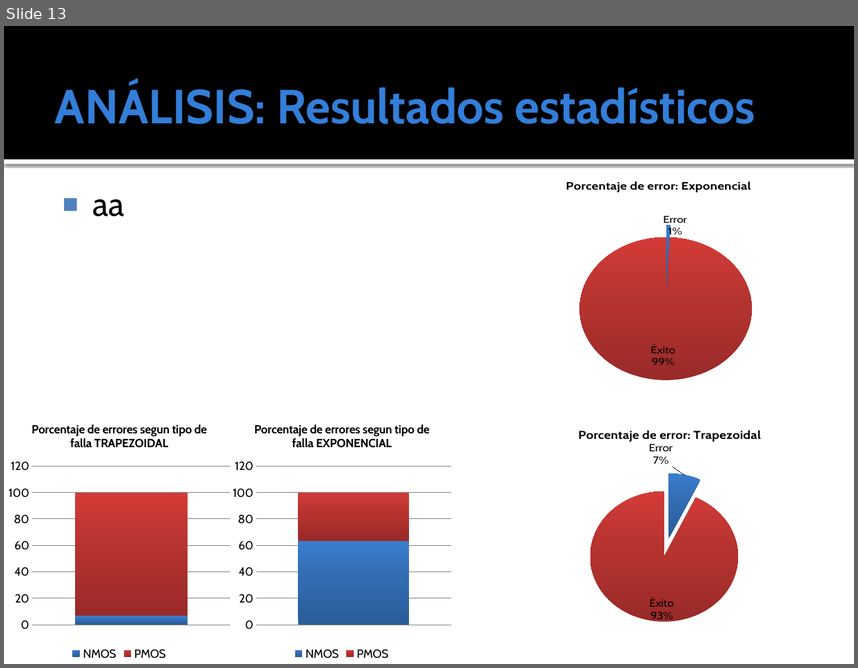
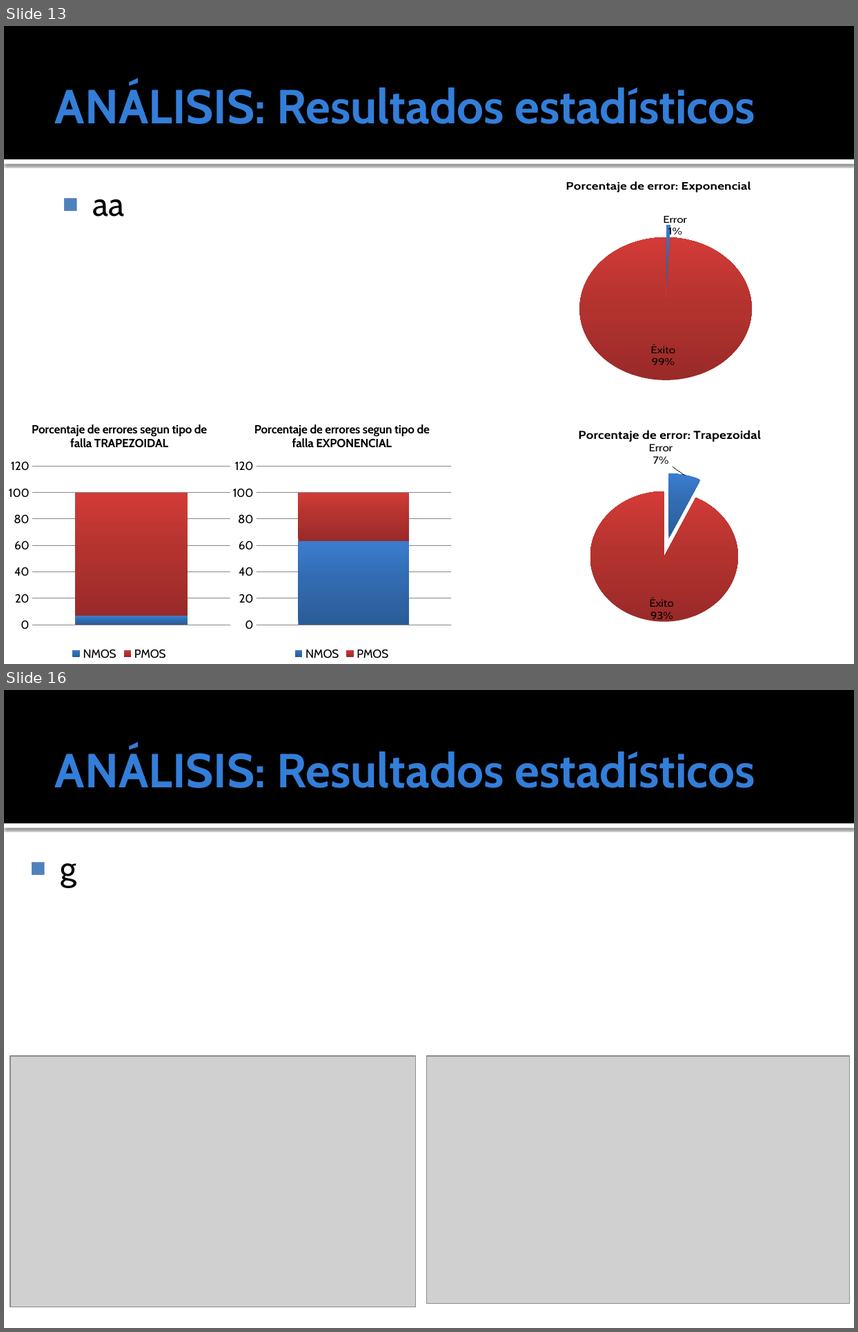
Before and after one commit to ginotkj/fiocs, a slide deck: Documentation/Documentacion/PRESENTACION_FACU.pptx. Shown one above the other, each under a label of ours: slide 13 before the commit, slides 13 and 16 after it; the slides between them are not shown. The pictures are 858x668 and 858x1332 pixels, drawn with LibreOffice and Linux fonts; fonts in the diff are those of the drawing; grey boxes stand for pictures. Boxes give left, top, right and bottom in pixels: in the first picture for what was removed or moved away, otherwise in the second. Text is boxed around its words. In the diff, an @@ line names an element or a change of style, - is before the commit and + after.

```diff
--- a/Documentation/Documentacion/PRESENTACION_FACU.pptx
+++ b/Documentation/Documentacion/PRESENTACION_FACU.pptx
@@ slide 16 added at (4,690,854,1328), background #FFFFFF; not listed: 2 template elements that a slide beside it also shows @@
@@ title added at (55,747,755,788), 40.5 pt, text #337ED9, bold @@
+ANÁLISIS: Resultados estadísticos
@@ text added at (60,863,76,888), 28 pt, text #000000 @@
+■ g
@@ picture added at (10,1056,415,1306) @@
@@ picture added at (426,1056,849,1303) @@
```
Also in this commit, not shown: 1 slide changed, 1 other slide added.
